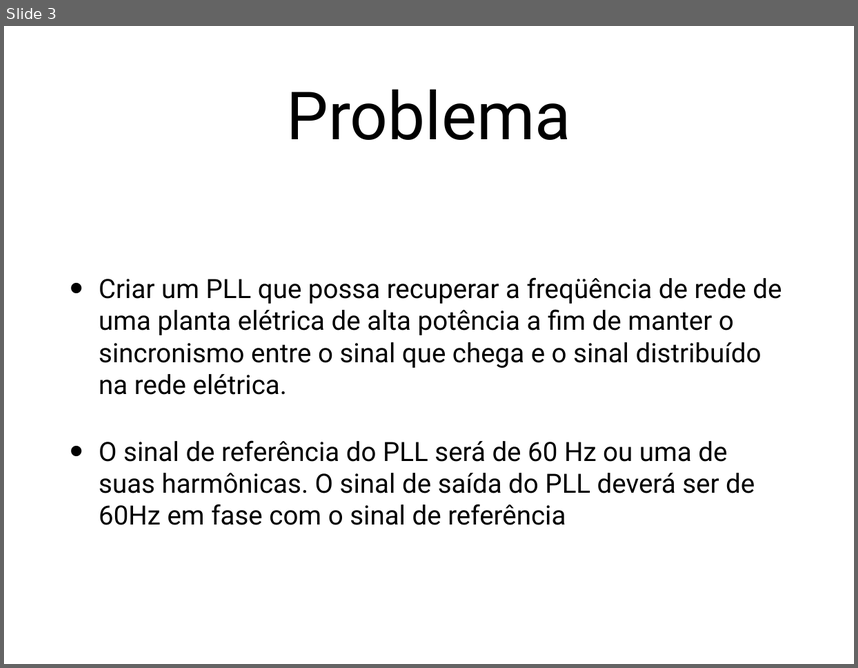
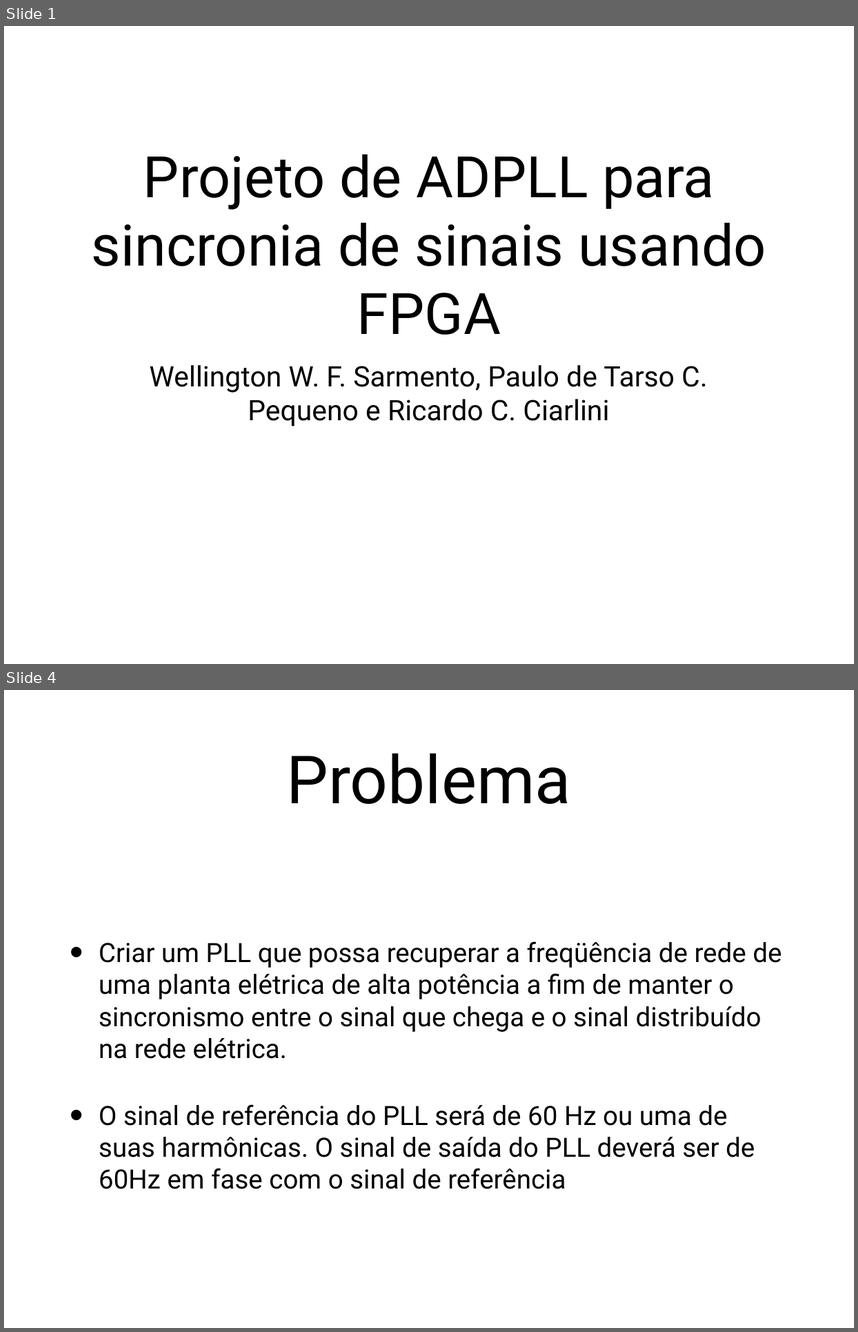
Before and after one commit to wwagner33/adpll-vhdl, a slide deck: trabalho-pll.pptx. Shown one above the other, each under a label of ours: slide 3 before the commit, slides 1 and 4 after it; the slides between them are not shown. The pictures are 858x668 and 858x1332 pixels, drawn with LibreOffice and Linux fonts; fonts in the diff are those of the drawing. Boxes give left, top, right and bottom in pixels: in the first picture for what was removed or moved away, otherwise in the second. Text is boxed around its words. In the diff, an @@ line names an element or a change of style, - is before the commit and + after.

```diff
--- a/trabalho-pll.pptx
+++ b/trabalho-pll.pptx
@@ slide 1 added at box(4, 26, 854, 664), background #FFFFFF @@
@@ title added at box(92, 154, 766, 334), 68.8 pt, text #000000 @@
+Projeto de ADPLL para sincronia de sinais usando FPGA
@@ subtitle added at box(150, 365, 707, 426), 34 pt, text #000000 @@
+Wellington W. F. Sarmento, Paulo de Tarso C. Pequeno e Ricardo C. Ciarlini
@@ what was slide 3 is now slide 4 @@
```
Also in this commit, not shown: 6 slides changed, 31 other slides added, 2 slides removed, 7 other files.
